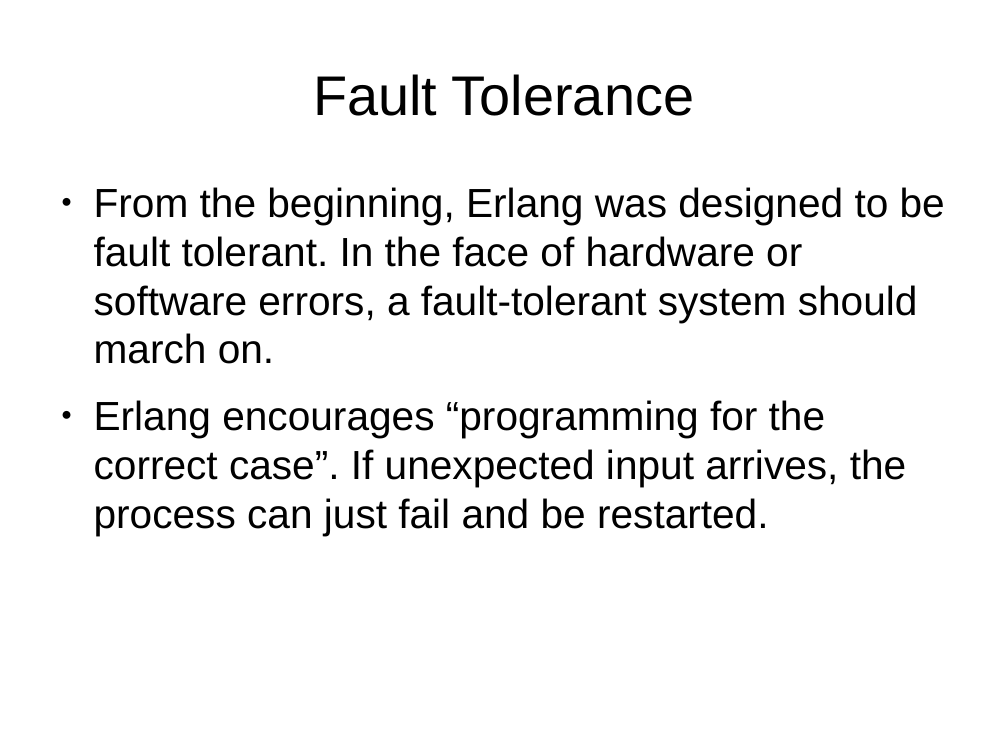
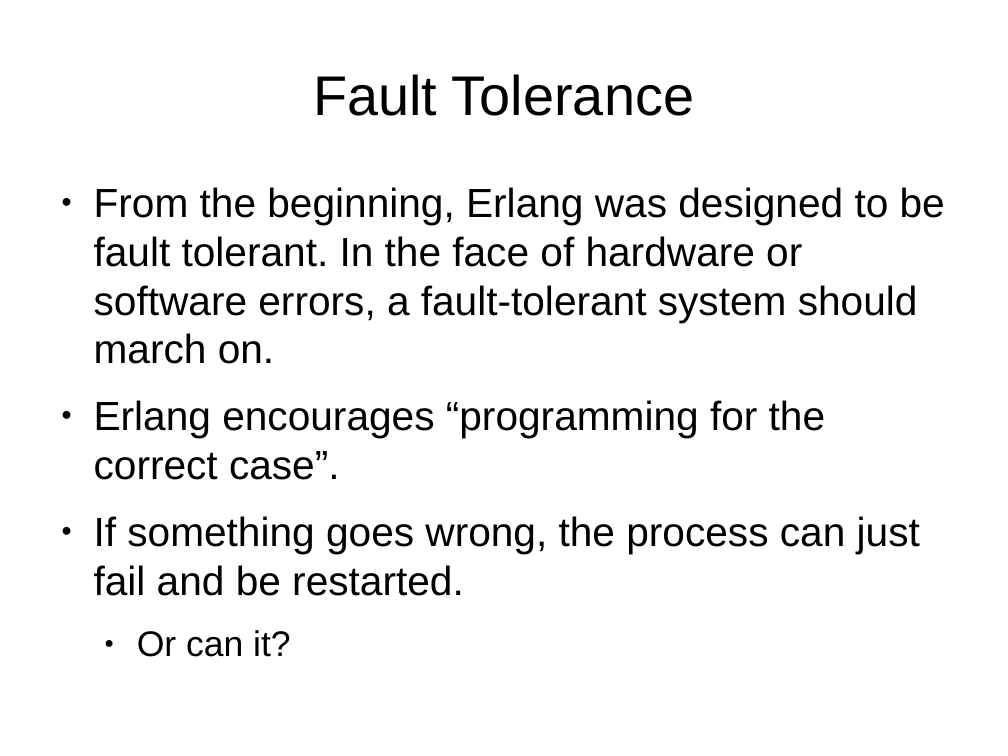
Before and after one commit to FractalDesigns/cowichan-1, a slide deck: slide 9 of miscellaneous/2010-12/slides.odp. Drawn at 1008x756 pixels with LibreOffice and Linux fonts; fonts in the diff are those of the drawing; background and template pictures are left out. Boxes give left, top, right and bottom in pixels: in the first picture for what was removed or moved away, otherwise in the second. Text is boxed around its words. In the diff, an @@ line names an element or a change of style, - is before the commit and + after.

```diff
--- a/miscellaneous/2010-12/slides.odp
+++ b/miscellaneous/2010-12/slides.odp
@@ text at (x1=94, y1=400, x2=920, y2=657): text changed @@
-● Erlang encourages “programming for the correct case”. If unexpected input arrives, the process can just fail and be restarted.
+● Erlang encourages “programming for the correct case”.
+● If something goes wrong, the process can just fail and be restarted.
+  ● Or can it?
```
Also in this commit, not shown: 9 other slides changed, 3 slides added, 3 slides removed.
